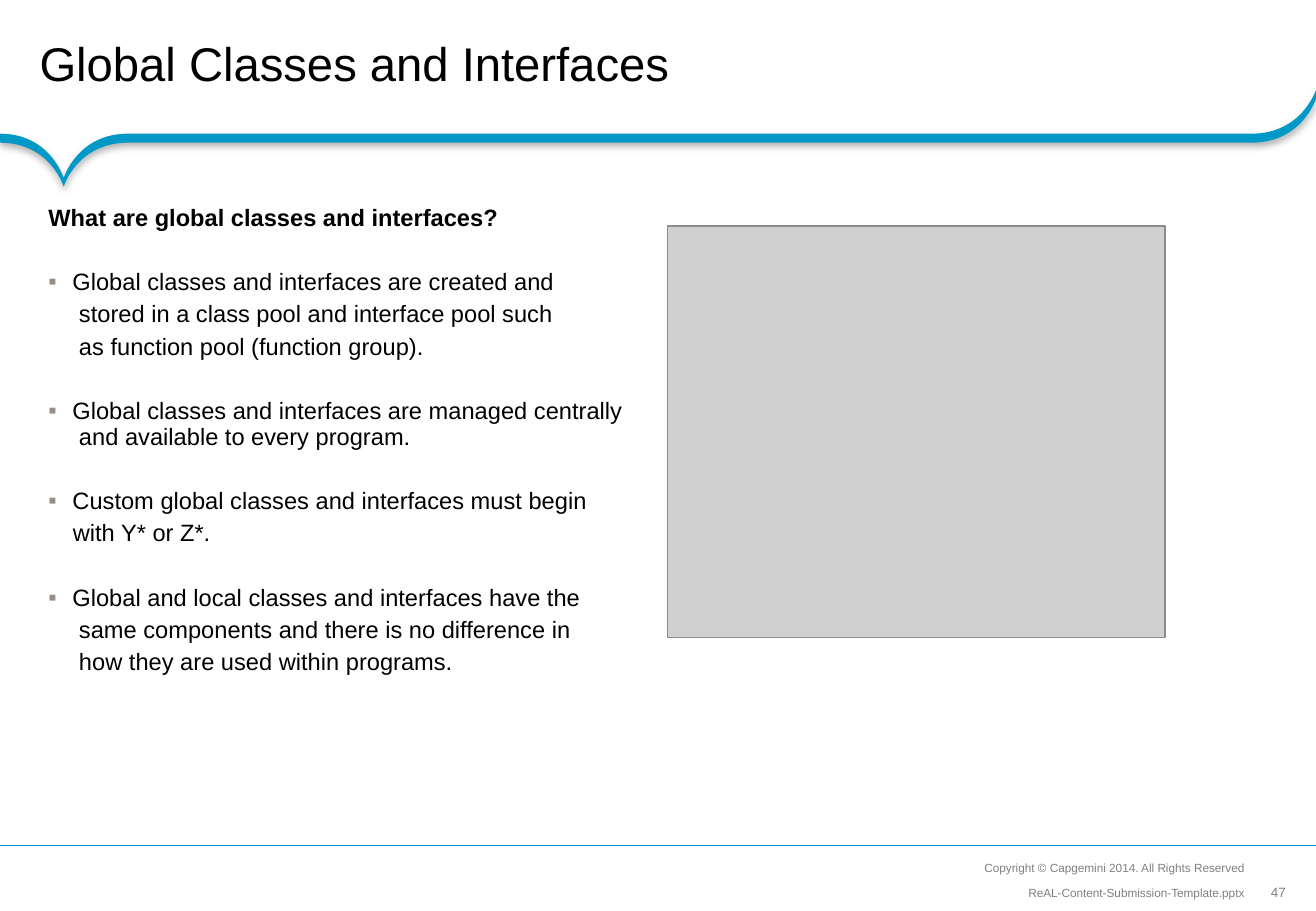
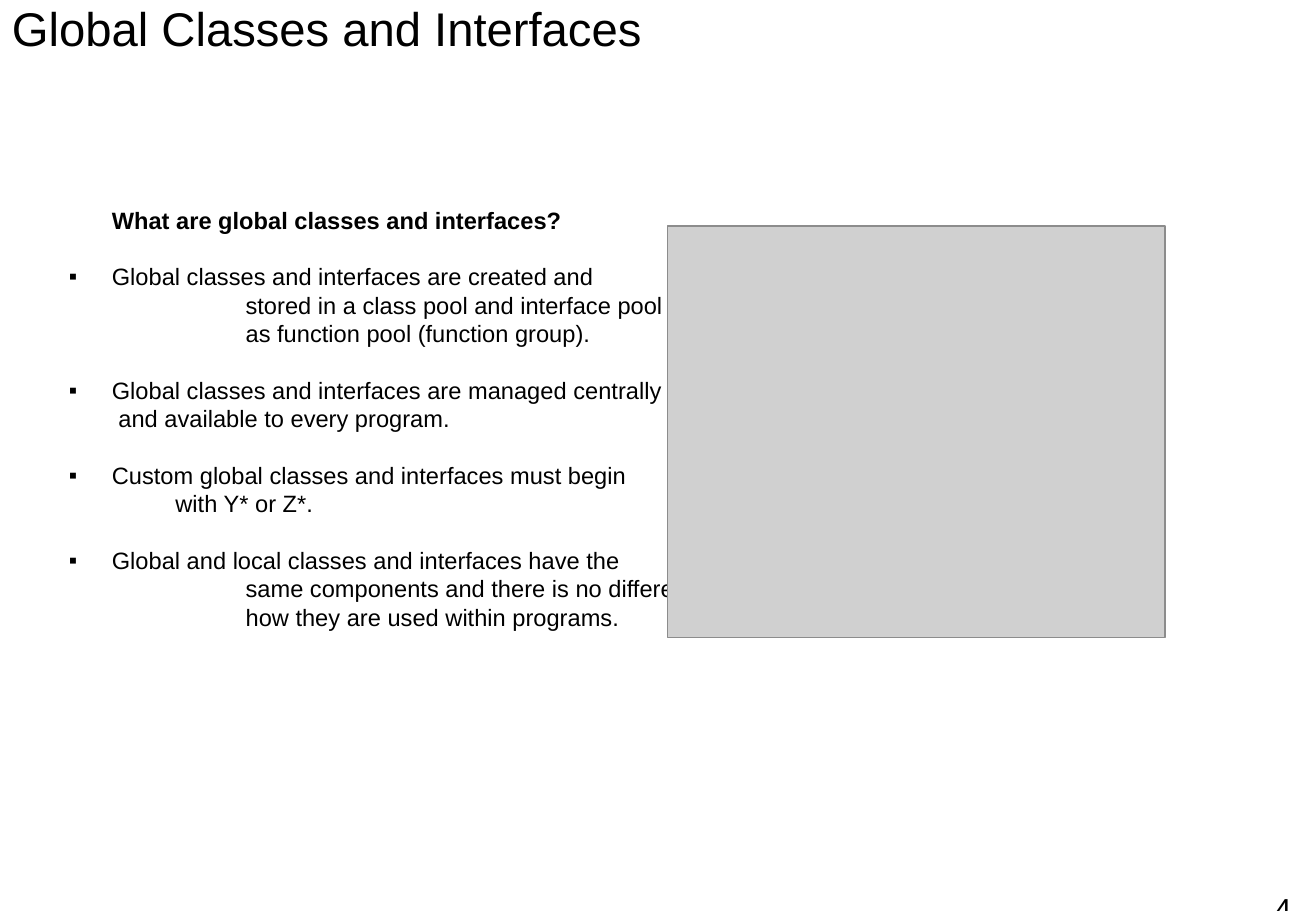
Before and after one commit to Abhaybsingh19w33/SAP, a slide deck: slide 47 of Next Courses/ABAP OOPS/SAP_ABAP_OOPS_Training.pptx. Drawn at 1316x911 pixels with LibreOffice and Linux fonts; fonts in the diff are those of the drawing; grey boxes stand for pictures; background and template pictures are left out. Boxes give left, top, right and bottom in pixels: in the first picture for what was removed or moved away, otherwise in the second. Text is boxed around its words. In the diff, an @@ line names an element or a change of style, - is before the commit and + after.

```diff
--- a/Next Courses/ABAP OOPS/SAP_ABAP_OOPS_Training.pptx
+++ b/Next Courses/ABAP OOPS/SAP_ABAP_OOPS_Training.pptx
@@ title "Global Classes and Interfaces" at (12, 11, 641, 47): vertical alignment middle to top @@
@@ freeform shape removed at (0, 90, 1316, 187) @@
@@ text at (175, 495, 313, 513): indent changed @@
@@ line removed from (1316, 846) to (0, 846) @@
@@ text removed at (984, 863, 1244, 875) @@
-Copyright © Capgemini 2014. All Rights Reserved
@@ text removed at (1028, 888, 1244, 899) @@
-ReAL-Content-Submission-Template.pptx
@@ page number at (1271, 885, 1288, 900): size 8 to 18 pt, text colour #808080 to #000000; alignment centre to left; vertical alignment middle to top @@
```
Also in this commit, not shown: 59 other slides changed, 1 slide removed, 11 other files.
